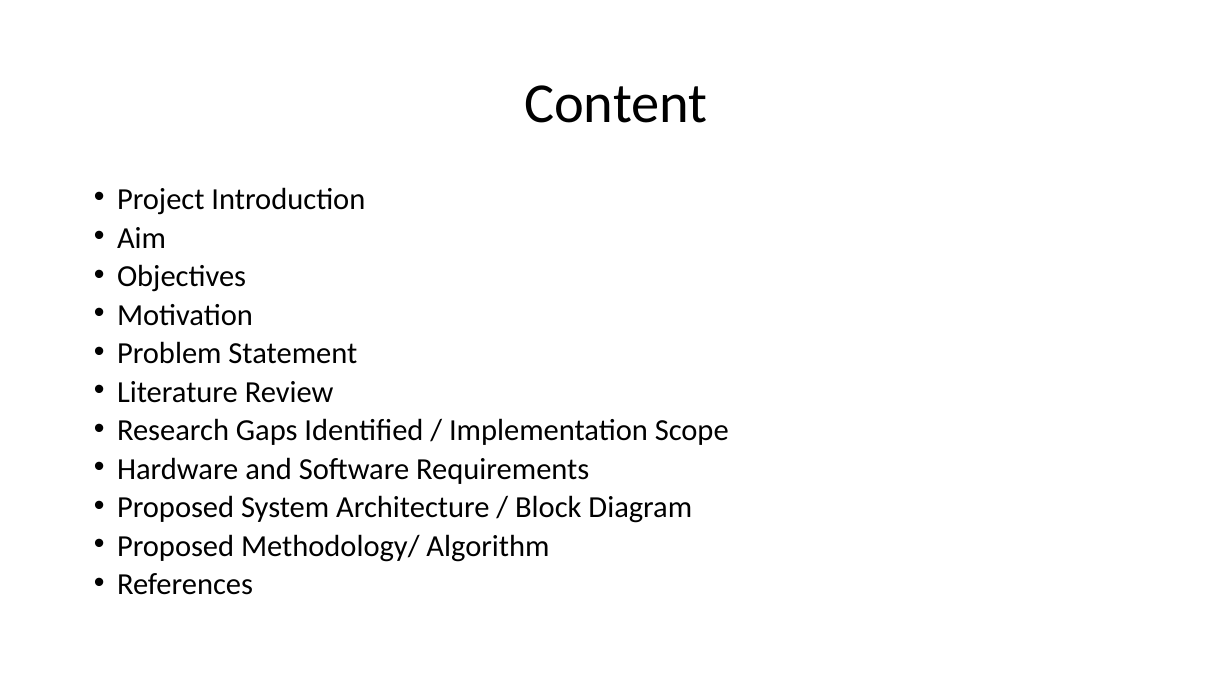
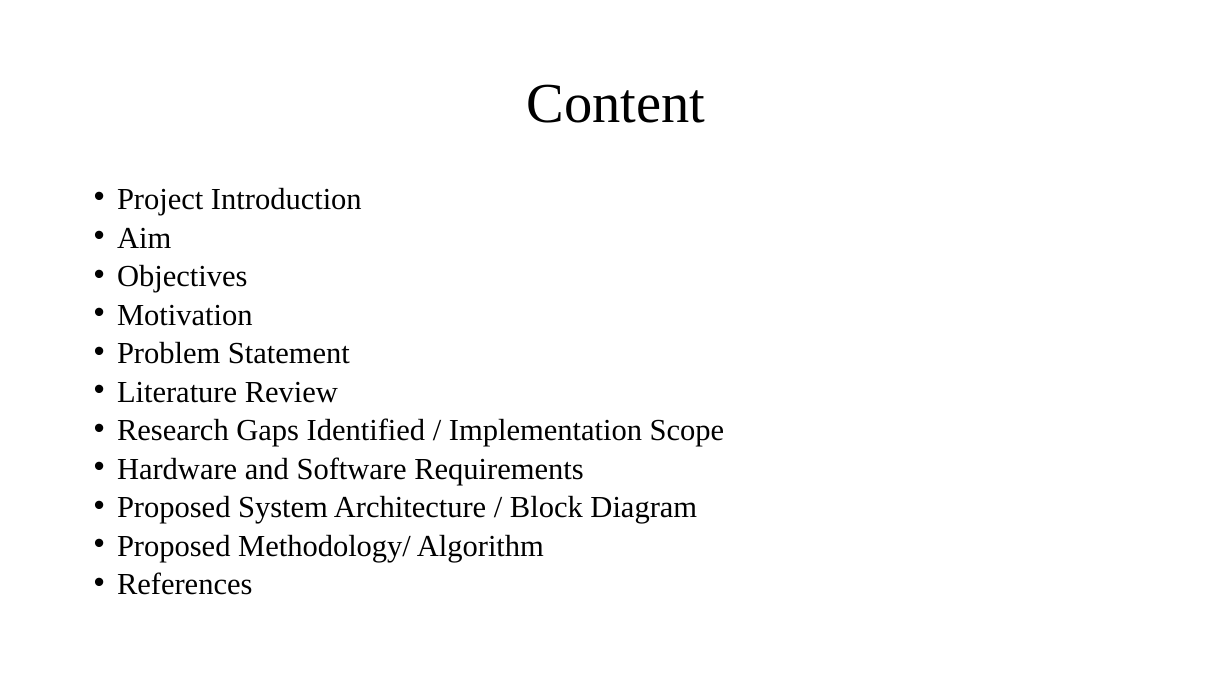
Before and after one commit to sourab777karad/Attendence-Assistant, a slide deck: slide 2 of docs/Presentation/Attendance Assitant PPT.pptx. Drawn at 1232x693 pixels with LibreOffice and Linux fonts; fonts in the diff are those of the drawing. Boxes give left, top, right and bottom in pixels: in the first picture for what was removed or moved away, otherwise in the second. Text is boxed around its words. In the diff, an @@ line names an element or a change of style, - is before the commit and + after.

```diff
--- a/docs/Presentation/Attendance Assitant PPT.pptx
+++ b/docs/Presentation/Attendance Assitant PPT.pptx
@@ title "Content" at box(526, 84, 705, 123): font Calibri to Times New Roman @@
@@ text "Project Introduction" at box(117, 187, 725, 595): font Calibri to Times New Roman @@
```
Also in this commit, not shown: 21 other slides changed, 11 other files.
